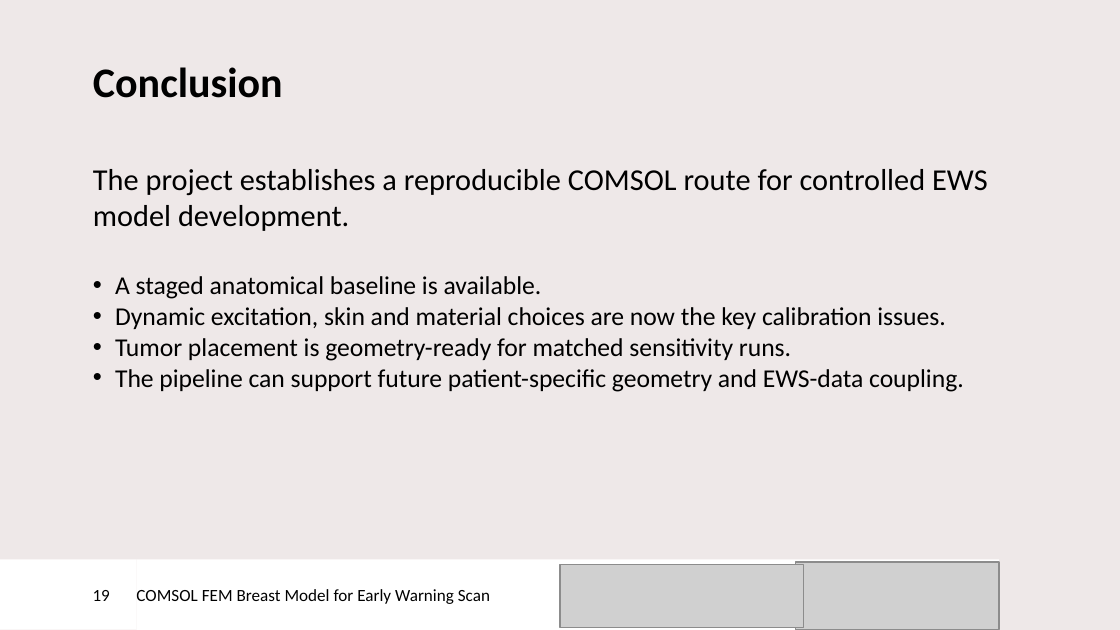
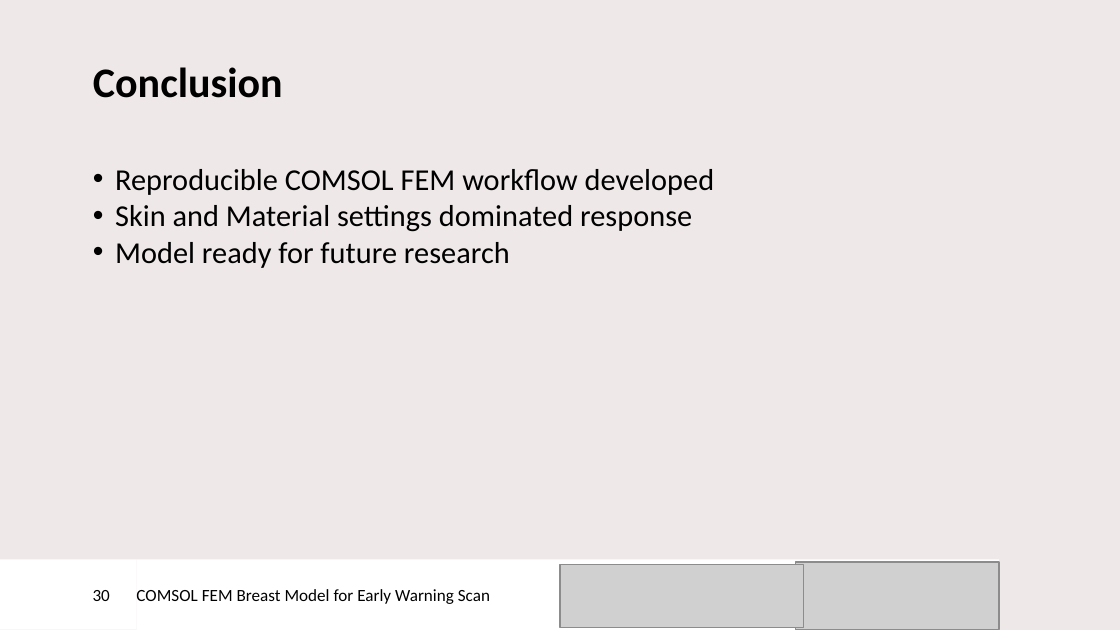
Before and after one commit to DaanKuijpers11/ews-comsol-breast-fem, a slide deck: slide 30 of docs/presentation/Early Warning Scan intership presentation - Daan Kuijpers.pptx (slide 19 before the commit). Drawn at 1120x630 pixels with LibreOffice and Linux fonts; fonts in the diff are those of the drawing; grey boxes stand for pictures; background and template pictures are left out. Boxes give left, top, right and bottom in pixels: in the first picture for what was removed or moved away, otherwise in the second. Text is boxed around its words. In the diff, an @@ line names an element or a change of style, - is before the commit and + after.

Commit message:
Presentation work + material parameter overview made

```diff
--- a/docs/presentation/Early Warning Scan intership presentation - Daan Kuijpers.pptx
+++ b/docs/presentation/Early Warning Scan intership presentation - Daan Kuijpers.pptx
@@ text at bbox=[115, 169, 715, 268]: text changed; size 16.5 to 19.5 pt @@
-The project establishes a reproducible COMSOL route for controlled EWS model development.
-    • A staged anatomical baseline is available.
-    • Dynamic excitation, skin and material choices are now the key calibration issues.
-    • Tumor placement is geometry-ready for matched sensitivity runs.
-    • The pipeline can support future patient-specific geometry and EWS-data coupling.
+    • Reproducible COMSOL FEM workflow developed
+    • Skin and Material settings dominated response
+    • Model ready for future research
@@ page number at bbox=[93, 590, 110, 601]: text changed @@
-19
+30
```
Also in this commit, not shown: 15 other slides changed, 18 slides added, 5 slides removed, 9 other files.
